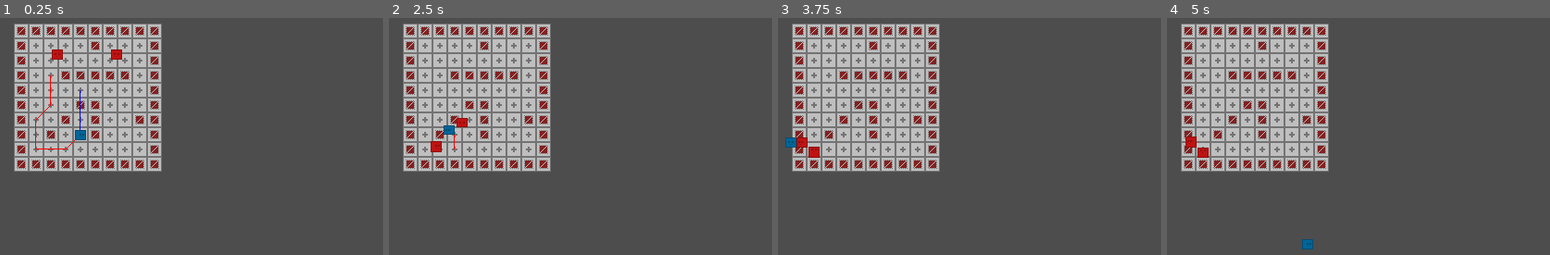
Above: before the commit, frames 1-4 (left to right).
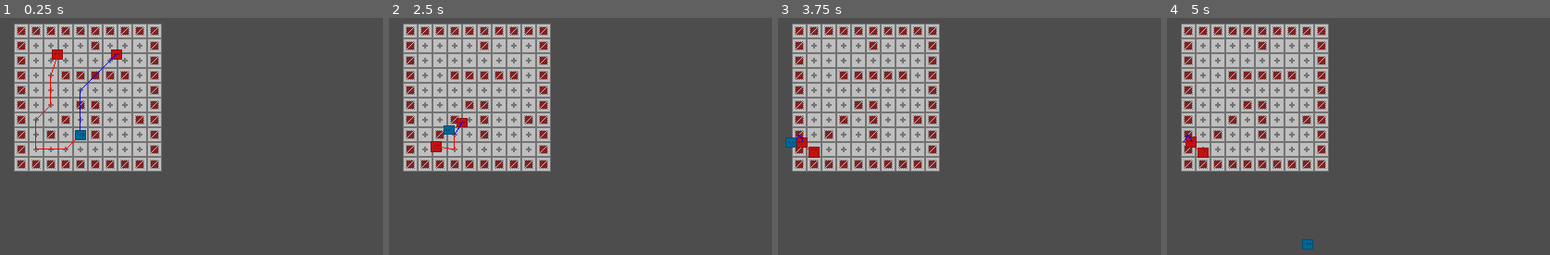
Above: after the commit, the same moments.

Repository: ewylson/custom-pathfinding
Game: Godot game, scene res://demo/demo_level_groups.tscn
The game is run twice, just before and just after one commit, with the same random seed, the same clock (stepped at 60 frames per second) and the same inputs. This scene is started directly instead of the project's main scene.
Inputs:
- Up to frame 1 (0.25 s): no input
- Up to frame 2 (2.5 s): hold Up (ui_up) 0.53-2.03 s; hold Left (ui_left) from 2.03 s (still down)
- Up to frame 3 (3.75 s): release Left (ui_left) at 3.53 s; hold Down (ui_down) from 3.53 s (still down)
- Up to frame 4 (5 s): release Down (ui_down) at 4.28 s; hold Right (ui_right) from 4.28 s (still down)

The runs differ from the first frame. In frame 1, less than 0.1% of the frame differs, in the area x 13-31%, y 14-31%; in frame 2, less than 0.1%; in frame 3, less than 0.1%; in frame 4, less than 0.1%.

Commit message:
[feat] add 'waypoints_only' flag for path positions debugging in Pathfinder2D

Diff:
--- a/pathfinding/pathfinder2d.gd
+++ b/pathfinding/pathfinder2d.gd
@@ -29,6 +29,7 @@
 
 @export_group("Debug")
 @export var debug_enabled : bool = false
+@export var debug_waypoints_only : bool = false
 @export var debug_path_line_color := Color.RED
 @export var debug_path_line_width : float = 1.0
 
@@ -106,11 +107,14 @@
 	return __path_points
 
 
-func get_path_positions(from: int = 0) -> Array[Vector2]:
+func get_path_positions(from: int = 0, waypoints_only: bool = true) -> Array[Vector2]:
 	var path_positions : Array[Vector2]
 	while from < __path_points.size():
 		path_positions.append(__point_to_position(__path_points[from]))
 		from += 1
+	if not waypoints_only:
+		path_positions.push_front(parent2d.position)
+		path_positions.push_back(target_position)
 	return path_positions
 
 
@@ -145,7 +149,7 @@
 		__path_points_index = 0
 		__target_reached = false
 		if debug_enabled:
-			__debugger.draw_path(get_path_positions())
+			__debugger.draw_path(get_path_positions(__path_points_index, debug_waypoints_only))
 	return
 
 
@@ -154,7 +158,7 @@
 		if __path_points[__path_points_index] == __position_to_point(parent2d.position):
 			__path_points_index += 1
 		if debug_enabled:
-			__debugger.draw_path(get_path_positions(__path_points_index))
+			__debugger.draw_path(get_path_positions(__path_points_index, debug_waypoints_only))
 	elif target_desired_distance >= parent2d.position.distance_to(target_position):
 		__target_reached = true
 		target_reached.emit()
